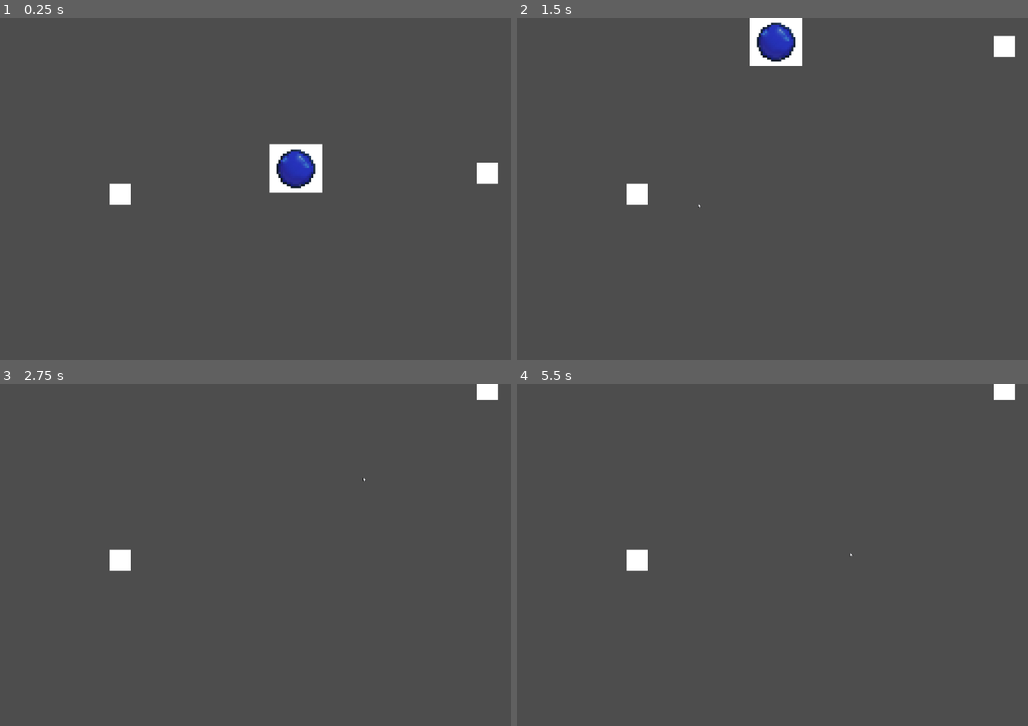
Above: before the commit, frames 1-4 (two rows, left to right).
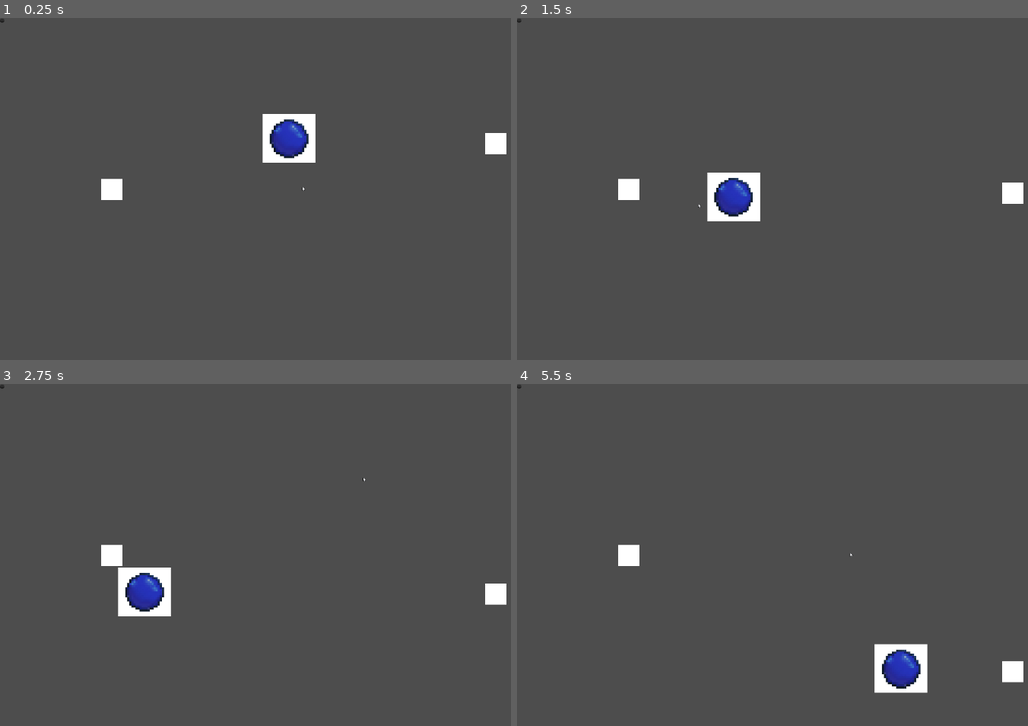
Above: after the commit, the same moments.

Repository: zallec/Internship-Project-1
Game: Godot game, scene res://scenes/main.tscn
The game is run twice, just before and just after one commit, with the same random seed, the same clock (stepped at 60 frames per second) and the same inputs.
Inputs (mouse positions are in pixels of both pictures, inside the frame that each line leads up to):
- Up to frame 1 (0.25 s): no input
- Up to frame 2 (1.5 s): move the mouse to (956, 171) at 0.52 s; move the mouse to (700, 206) at 1.27 s; hold W (move_down) from 1.28 s (still down)
- Up to frame 3 (2.75 s): move the mouse to (362, 479) at 2.02 s; release W (move_down) at 2.03 s
- Up to frame 4 (5.5 s): move the mouse to (792, 623) at 2.77 s; move the mouse to (1002, 606) at 3.52 s; hold W (move_down) from 3.53 s (still down); move the mouse to (639, 503) at 4.27 s; move the mouse to (849, 555) at 5.02 s

The runs differ from the first frame. In frame 1, 3.2% of the frame differs, in the area x 0-100%, y 0-55%; in frame 2, 3.8%, in the area x 0-100%, y 0-60%; in frame 3, 2.2%; in frame 4, 2.3%.
Error before the commit: Parse Error: Identifier "direction" not declared in the current scope. (res://scenes/main.tscn::GDScript_uwrxv:42)

Commit message:
added collision, game borders, better control through editor

Diff:
--- a/scenes/main.tscn
+++ b/scenes/main.tscn
@@ -47,7 +47,6 @@
 	var ball: Node = ball_scene.instantiate()
 
 	add_child(ball)
-	print(\"spawn angle: \", rad_to_deg(direction))
 "
 
 [sub_resource type="PackedScene" id="PackedScene_jyhfs"]
@@ -66,49 +65,65 @@
 	pass
 "
 
-[sub_resource type="Curve2D" id="Curve2D_o5qli"]
-_data = {
-"points": PackedVector2Array(0, 0, 0, 0, 153.99805, -8.602631, 0, 0, 0, 0, 141.63324, 3.513754, 0, 0, 0, 0, 141.63324, 14.903155, 0, 0, 0, 0, 138.26105, 27.383032, 0, 0, 0, 0, 134.1633, 52.38039, 0, 0, 0, 0, 141.55807, 66.0501)
-}
-point_count = 6
+[sub_resource type="WorldBoundaryShape2D" id="WorldBoundaryShape2D_jyhfs"]
+normal = Vector2(-0.0017574666, -0.9999985)
+distance = -314.52023
+
+[sub_resource type="WorldBoundaryShape2D" id="WorldBoundaryShape2D_tbgi4"]
+normal = Vector2(0.999993, 0.0037313174)
+distance = -565.0259
+
+[sub_resource type="WorldBoundaryShape2D" id="WorldBoundaryShape2D_tefeu"]
+normal = Vector2(0.0033333148, 0.9999944)
+distance = -326.99155
+
+[sub_resource type="WorldBoundaryShape2D" id="WorldBoundaryShape2D_o6xl0"]
+normal = Vector2(-0.9999396, -0.010988347)
+distance = -573.9214
 
 [node name="Main" type="Node2D" unique_id=2136180204]
 script = SubResource("GDScript_uwrxv")
 ball_scene = SubResource("PackedScene_jyhfs")
 
 [node name="Camera2D" type="Camera2D" parent="." unique_id=1731760051]
-position = Vector2(1, -9)
+position = Vector2(576, 323)
 editor_draw_limits = true
 script = SubResource("GDScript_yqjtg")
 
 [node name="Cursor" parent="." unique_id=217732197 instance=ExtResource("1_0wfyh")]
 
-[node name="BallSpawnRate" type="Timer" parent="." unique_id=939661060]
-
 [node name="StartDelay" type="Timer" parent="." unique_id=597731998]
 one_shot = true
 autostart = true
 
-[node name="StartPos" type="Marker2D" parent="." unique_id=1912251813]
-visible = false
-position = Vector2(-350, 0)
-
-[node name="EnemyPath" type="Path2D" parent="." unique_id=156622855]
-position = Vector2(249.00002, -238)
-scale = Vector2(0.9466078, 8.266452)
-curve = SubResource("Curve2D_o5qli")
-
-[node name="EnemyMovementPath" type="PathFollow2D" parent="EnemyPath" unique_id=1241570860]
-position = Vector2(153.99805, -8.602631)
-rotation = 2.3663416
-
 [node name="PlayerWall" parent="." unique_id=492150251 instance=ExtResource("2_sugp2")]
-position = Vector2(-344, -3)
+position = Vector2(217, 322)
 
 [node name="Ball" parent="." unique_id=787457636 instance=ExtResource("3_sugp2")]
 position = Vector2(-742, 11)
+SPEED = 400.0
 
 [node name="EnemyWall" parent="." unique_id=151816420 instance=ExtResource("4_jyhfs")]
-position = Vector2(348, 0)
+position = Vector2(939, 323)
+
+[node name="StaticBody2D" type="StaticBody2D" parent="." unique_id=477861045]
+position = Vector2(572, 332)
+
+[node name="BottomBorder" type="CollisionShape2D" parent="StaticBody2D" unique_id=1143965333]
+position = Vector2(4.5, -5.5)
+shape = SubResource("WorldBoundaryShape2D_jyhfs")
+
+[node name="LeftBorder" type="CollisionShape2D" parent="StaticBody2D" unique_id=1594926545]
+shape = SubResource("WorldBoundaryShape2D_tbgi4")
+
+[node name="TopBorder" type="CollisionShape2D" parent="StaticBody2D" unique_id=1530266880]
+shape = SubResource("WorldBoundaryShape2D_tefeu")
+
+[node name="RightBorder" type="CollisionShape2D" parent="StaticBody2D" unique_id=1451515917]
+shape = SubResource("WorldBoundaryShape2D_o6xl0")
+
+[node name="TextEdit" type="TextEdit" parent="." unique_id=642097021]
+offset_right = 8.0
+offset_bottom = 8.0
 
 [connection signal="timeout" from="StartDelay" to="." method="_on_start_delay_timeout"]
--- a/scenes/scripts/ball.gd
+++ b/scenes/scripts/ball.gd
@@ -4,7 +4,7 @@
 
 # Called when the node enters the scene tree for the first time.
 func _ready() -> void:
-	position = Vector2(0,0)
+	position = Vector2(576,323)
 	var direction: float = randf_range(-PI, PI)
 	velocity = Vector2(SPEED, 0.0).rotated(direction)
 
--- a/scenes/scripts/enemyWall.gd
+++ b/scenes/scripts/enemyWall.gd
@@ -9,7 +9,7 @@
 func _ready() -> void:
 	screen_height = get_viewport_rect().size.y
 	ball = get_parent().get_node("Ball")
-	position = Vector2(348,0)
+	position = Vector2(939,323)
 
 
 # Called every frame. 'delta' is the elapsed time since the previous frame.
@@ -22,7 +22,7 @@
 		velocity.y = 0
 
 	move_and_slide()
-	position.y = clamp(position.y, -(screen_height / 2), 298)
+	position.y = clamp(position.y, 0, screen_height)
 
 	# if collides with object
 	#for area in get_overlapping_bodies():
--- a/scenes/scripts/playerWall.gd
+++ b/scenes/scripts/playerWall.gd
@@ -10,7 +10,7 @@
 	screen_height = screen_size.y
 	print("screen_height: ", screen_height)
 	print("position: ", position)
-	position = Vector2(-348,0)
+	position = Vector2(211,323)
 
 
 # Called every frame. 'delta' is the elapsed time since the previous frame.
@@ -24,9 +24,8 @@
 	if velocity.length() > 0:
 		velocity = velocity.normalized() * speed
 
-	var wall_height: int = 40
 	move_and_slide()
-	position.y = clamp(position.y, -(screen_height / 2), 298)
+	position.y = clamp(position.y, 0, screen_height)
 
 	# if collides with object
 	#for area in get_overlapping_bodies():
